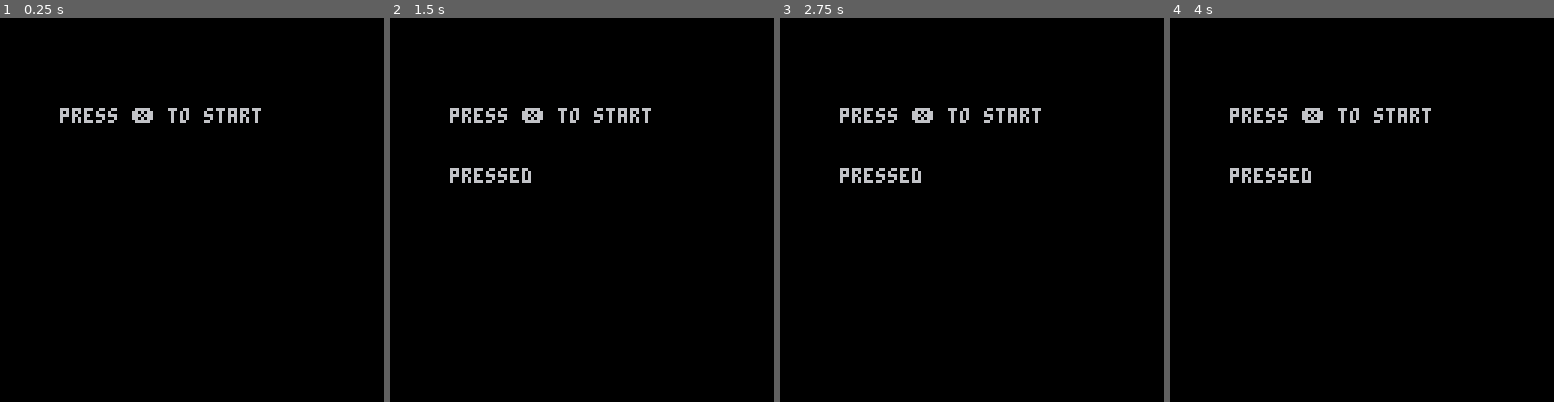
Above: before the commit, frames 1-4 (left to right).
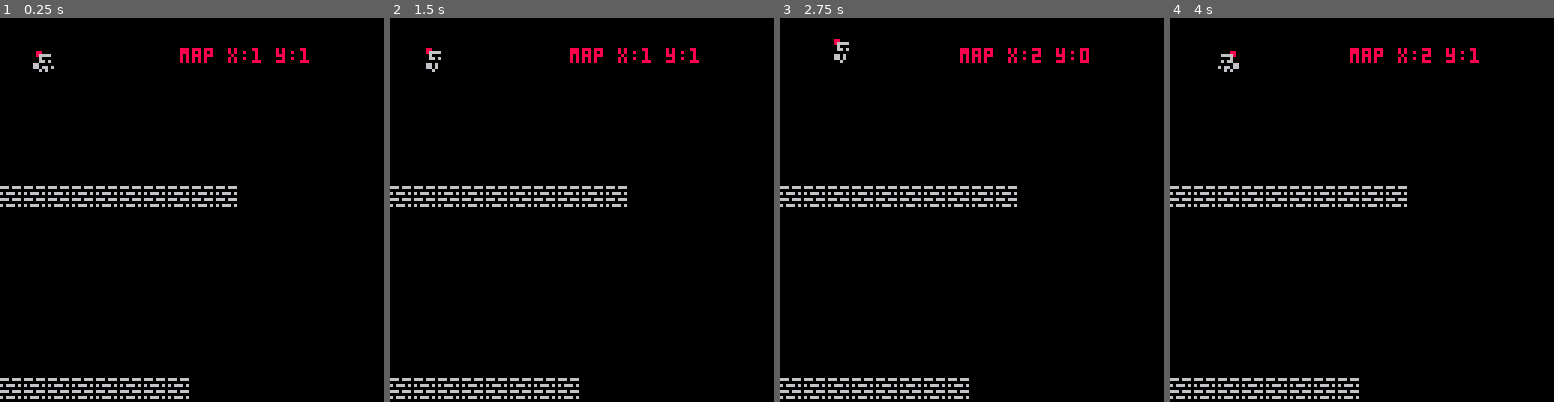
Above: after the commit, the same moments.

Repository: gabriel-jm/pico8-games
Game: PICO-8 cartridge platform.p8
Same seed, same stepped clock (60 frames per second), same inputs: the game is played once before the commit and once after it.
Inputs:
- Up to frame 1 (0.25 s): no input
- Up to frame 2 (1.5 s): tap X (X key) at 0.33, 1.07 s
- Up to frame 3 (2.75 s): hold Right 1.6-2.1 s; tap X (X key) at 1.85 s; hold Up 2.15-2.42 s; hold Right from 2.47 s (still down)
- Up to frame 4 (4 s): tap X (X key) at 2.97 s; release Right at 3.03 s; hold Left 3.08-3.58 s; hold Down 3.63-3.97 s

The runs differ from the first frame. In frame 1, 3.8% of the frame differs, in the area x 0-81%, y 7-100%; in frame 2, 4.2%; in frame 3, 4.3%, in the area x 0-81%, y 5-100%; in frame 4, 4.3%.

Commit message:
feat: add player

Diff:
--- a/platform.p8
+++ b/platform.p8
@@ -2,16 +2,32 @@
 version 34
 __lua__
 function _init()
-	_upd=update_start
-	_drw=draw_start
+	_upd=update_game
+	_drw=draw_game
+	start_game()
 end
 
-function _update()
+function _update60()
 	_upd()
 end
 
 function _draw()
 	_drw()
+end
+
+function start_game()
+	frames=0
+	plyr={
+		x=10,
+		y=10,
+		map_x=1,
+		map_y=1,
+		speed=3,
+		jump=0,
+		in_ground=true,
+		spr=1,
+		flip=false
+	}
 end
 -->8
 -- updates
@@ -24,6 +40,32 @@
 end
 
 function update_game()
+	local speed=plyr.speed
+
+	if frames>3000 then
+		frames=-1
+	end
+
+	frames+=1
+
+	if btnp(➡️) then
+		plyr.x+=speed
+		plyr.flip=false
+		plyr.map_x=flr(plyr.x/8)
+	end
+	if btnp(⬅️) then
+		plyr.x-=speed
+		plyr.flip=true
+		plyr.map_x=flr(plyr.x/8)
+	end
+	if btnp(⬆️) then
+		plyr.y-=speed
+		plyr.map_y=flr(plyr.y/8)
+	end
+	if btnp(⬇️) then
+		plyr.y+=speed
+		plyr.map_y=flr(plyr.y/8)
+	end
 
 end
 -->8
@@ -39,16 +81,57 @@
 end
 
 function draw_game()
+	cls()
+	map()
+	palt(0,false)
+	spr(
+		plyr.spr+((frames/30)%2),
+		plyr.x,
+		plyr.y,
+		1,
+		1,
+		plyr.flip,
+		nil
+	)
+	palt()
 	print(
-		"pressed",
-		20,
-		50
+		"map x:"..plyr.map_x..
+		" y:"..plyr.map_y,
+		60,
+		10,
+		8
 	)
 end
 __gfx__
+00000000000000000088000000000000000000000000000000000000000000000000000000000000000000000000000000000000000000000000000000000000
+00000000008800000086666000000000000000000000000000000000000000000000000000000000000000000000000000000000000000000000000000000000
+00700700008666600006000000000000000000000000000000000000000000000000000000000000000000000000000000000000000000000000000000000000
+00077000000600000006606000000000000000000000000000000000000000000000000000000000000000000000000000000000000000000000000000000000
+00077000000660600000000000000000000000000000000000000000000000000000000000000000000000000000000000000000000000000000000000000000
+00700700066000000066060000000000000000000000000000000000000000000000000000000000000000000000000000000000000000000000000000000000
+00000000066066060066060000000000000000000000000000000000000000000000000000000000000000000000000000000000000000000000000000000000
+00000000000606000000600000000000000000000000000000000000000000000000000000000000000000000000000000000000000000000000000000000000
+66606660000000000000000000000000000000000000000000000000000000000000000000000000000000000000000000000000000000000000000000000000
 00000000000000000000000000000000000000000000000000000000000000000000000000000000000000000000000000000000000000000000000000000000
+60666060000000000000000000000000000000000000000000000000000000000000000000000000000000000000000000000000000000000000000000000000
 00000000000000000000000000000000000000000000000000000000000000000000000000000000000000000000000000000000000000000000000000000000
-00700700000000000000000000000000000000000000000000000000000000000000000000000000000000000000000000000000000000000000000000000000
-00077000000000000000000000000000000000000000000000000000000000000000000000000000000000000000000000000000000000000000000000000000
-00077000000000000000000000000000000000000000000000000000000000000000000000000000000000000000000000000000000000000000000000000000
-00700700000000000000000000000000000000000000000000000000000000000000000000000000000000000000000000000000000000000000000000000000
+66606660000000000000000000000000000000000000000000000000000000000000000000000000000000000000000000000000000000000000000000000000
+00000000000000000000000000000000000000000000000000000000000000000000000000000000000000000000000000000000000000000000000000000000
+60666060000000000000000000000000000000000000000000000000000000000000000000000000000000000000000000000000000000000000000000000000
+__map__
+0000000000000000000000000000000000000000000000000000000000000000000000000000000000000000000000000000000000000000000000000000000000000000000000000000000000000000000000000000000000000000000000000000000000000000000000000000000000000000000000000000000000000000
+0000000000000000000000000000000000000000000000000000000000000000000000000000000000000000000000000000000000000000000000000000000000000000000000000000000000000000000000000000000000000000000000000000000000000000000000000000000000000000000000000000000000000000
+0000000000000000000000000000000000000000000000000000000000000000000000000000000000000000000000000000000000000000000000000000000000000000000000000000000000000000000000000000000000000000000000000000000000000000000000000000000000000000000000000000000000000000
+0000000000000000000000000000000000000000000000000000000000000000000000000000000000000000000000000000000000000000000000000000000000000000000000000000000000000000000000000000000000000000000000000000000000000000000000000000000000000000000000000000000000000000
+0000000000000000000000000000000000000000000000000000000000000000000000000000000000000000000000000000000000000000000000000000000000000000000000000000000000000000000000000000000000000000000000000000000000000000000000000000000000000000000000000000000000000000
+0000000000000000000000000000000000000000000000000000000000000000000000000000000000000000000000000000000000000000000000000000000000000000000000000000000000000000000000000000000000000000000000000000000000000000000000000000000000000000000000000000000000000000
+0000000000000000000000000000000000000000000000000000000000000000000000000000000000000000000000000000000000000000000000000000000000000000000000000000000000000000000000000000000000000000000000000000000000000000000000000000000000000000000000000000000000000000
+1010101010101010101000000000000000000000000000000000000000000000000000000000000000000000000000000000000000000000000000000000000000000000000000000000000000000000000000000000000000000000000000000000000000000000000000000000000000000000000000000000000000000000
+0000000000000000000000000000000000000000000000000000000000000000000000000000000000000000000000000000000000000000000000000000000000000000000000000000000000000000000000000000000000000000000000000000000000000000000000000000000000000000000000000000000000000000
+0000000000000000000000000000000000000000000000000000000000000000000000000000000000000000000000000000000000000000000000000000000000000000000000000000000000000000000000000000000000000000000000000000000000000000000000000000000000000000000000000000000000000000
+0000000000000000000000000000000000000000000000000000000000000000000000000000000000000000000000000000000000000000000000000000000000000000000000000000000000000000000000000000000000000000000000000000000000000000000000000000000000000000000000000000000000000000
+0000000000000000000000000000000000000000000000000000000000000000000000000000000000000000000000000000000000000000000000000000000000000000000000000000000000000000000000000000000000000000000000000000000000000000000000000000000000000000000000000000000000000000
+0000000000000000000000000000000000000000000000000000000000000000000000000000000000000000000000000000000000000000000000000000000000000000000000000000000000000000000000000000000000000000000000000000000000000000000000000000000000000000000000000000000000000000
+0000000000000000000000000000000000000000000000000000000000000000000000000000000000000000000000000000000000000000000000000000000000000000000000000000000000000000000000000000000000000000000000000000000000000000000000000000000000000000000000000000000000000000
+0000000000000000000000000000000000000000000000000000000000000000000000000000000000000000000000000000000000000000000000000000000000000000000000000000000000000000000000000000000000000000000000000000000000000000000000000000000000000000000000000000000000000000
+1010101010101010000000000000000000000000000000000000000000000000000000000000000000000000000000000000000000000000000000000000000000000000000000000000000000000000000000000000000000000000000000000000000000000000000000000000000000000000000000000000000000000000
